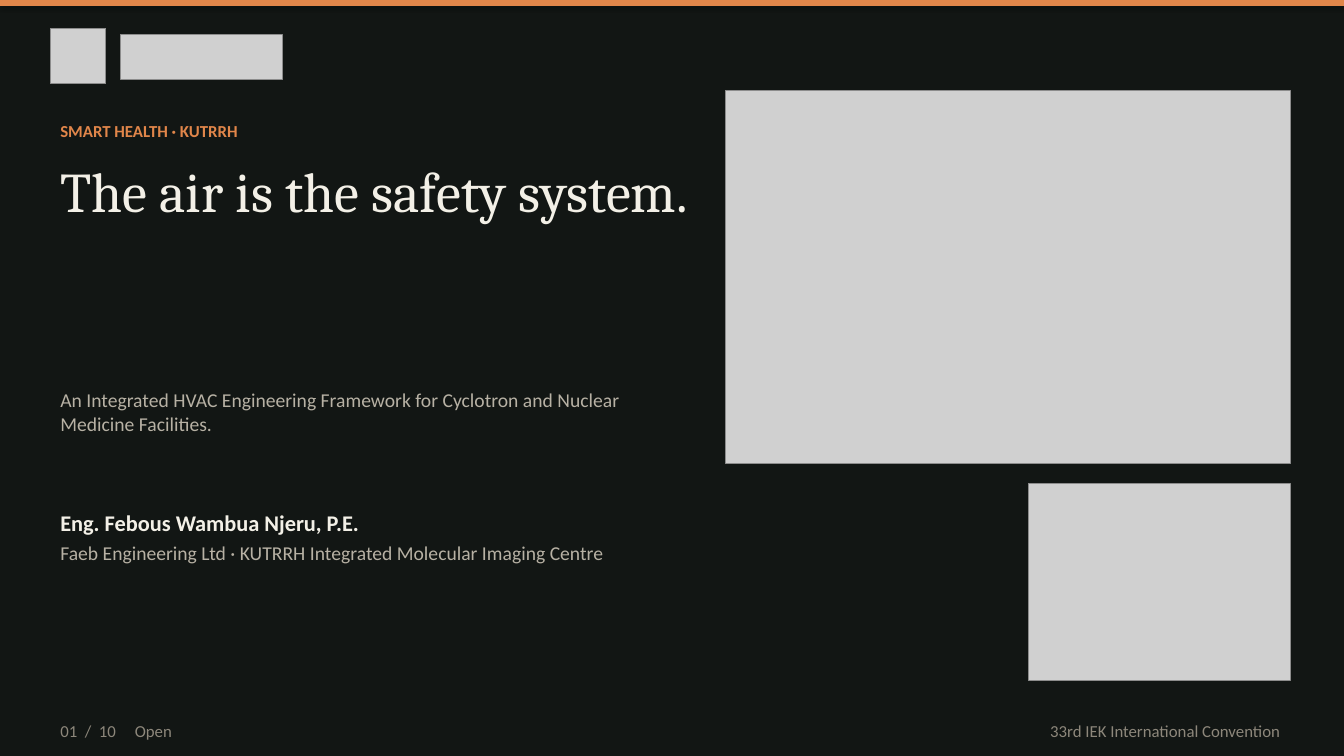
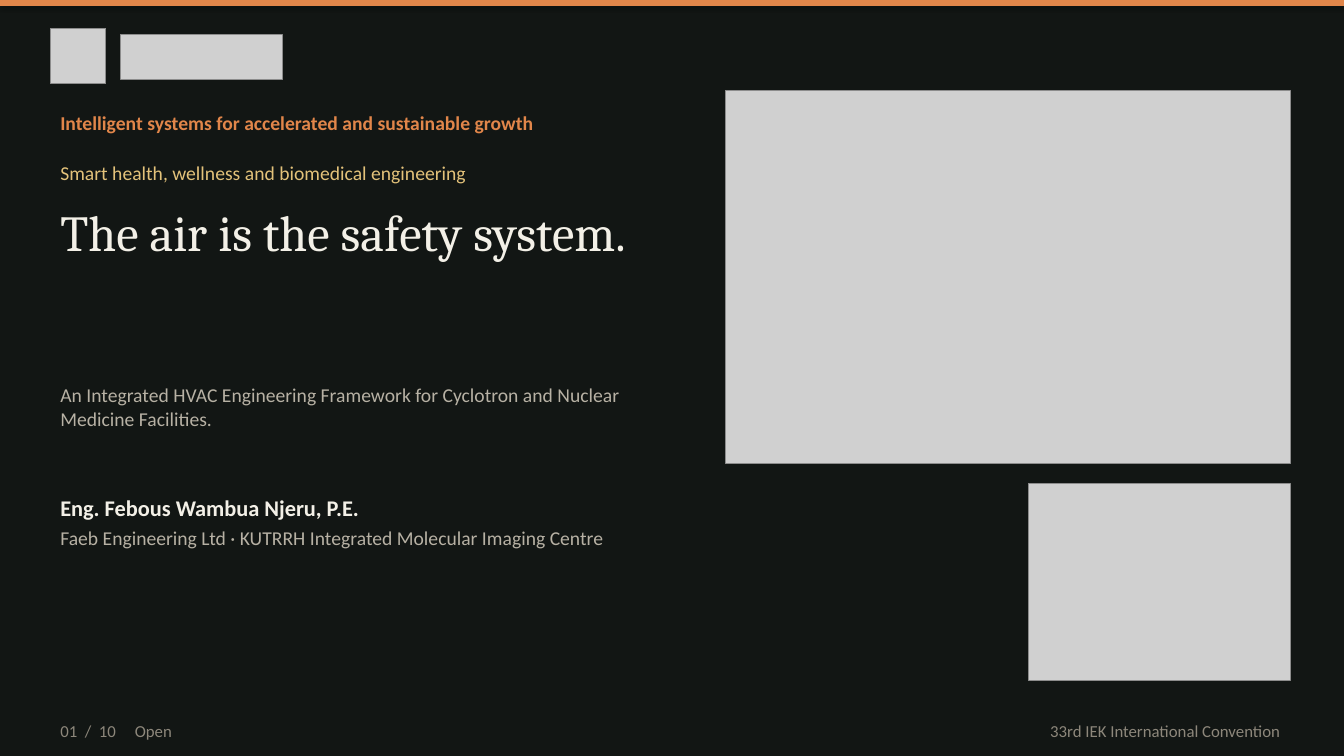
Before and after one commit to kakaijacob/Special-Operations-Schema, a slide deck: slide 1 of iek-talks/IEK_Cyclotron_HVAC_10_slides.pptx. Drawn at 1344x756 pixels with LibreOffice and Linux fonts; fonts in the diff are those of the drawing; grey boxes stand for pictures. Boxes give left, top, right and bottom in pixels: in the first picture for what was removed or moved away, otherwise in the second. Text is boxed around its words. In the diff, an @@ line names an element or a change of style, - is before the commit and + after.

```diff
--- a/iek-talks/IEK_Cyclotron_HVAC_10_slides.pptx
+++ b/iek-talks/IEK_Cyclotron_HVAC_10_slides.pptx
@@ text at box(60, 116, 534, 134): text changed; size 12 to 14 pt @@
-SMART HEALTH · KUTRRH
+Intelligent systems for accelerated and sustainable growth
@@ text added at box(60, 166, 466, 184), 14 pt, text #E3C27A @@
+Smart health, wellness and biomedical engineering
@@ text "The air is the safety ...": place and size @@
-text "The air is the safety ..." at box(60, 172, 688, 224)
+text "The air is the safety ..." at box(60, 215, 625, 262)
@@ text "The air is the safety ..." at box(60, 215, 625, 262): size 40 to 36 pt @@
@@ text "An Integrated HVAC Engineering Framework ...": place and size @@
-text "An Integrated HVAC Engineering Framework ..." at box(60, 393, 619, 431)
+text "An Integrated HVAC Engineering Framework ..." at box(60, 388, 619, 426)
@@ text "Eng. Febous Wambua Njeru, P.E.": place and size @@
-text "Eng. Febous Wambua Njeru, P.E." at box(60, 515, 603, 564)
+text "Eng. Febous Wambua Njeru, P.E." at box(60, 500, 603, 549)
```
Also in this commit, not shown: 1 other slide changed, 2 other files.
